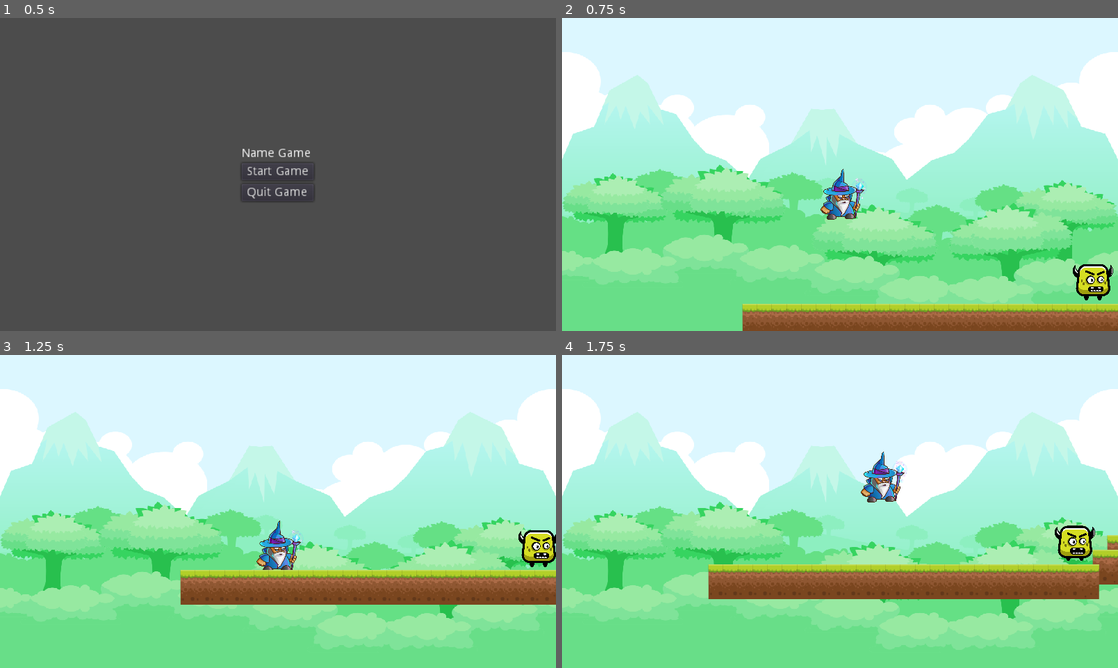
Above: before the commit, frames 1-4 (two rows, left to right).
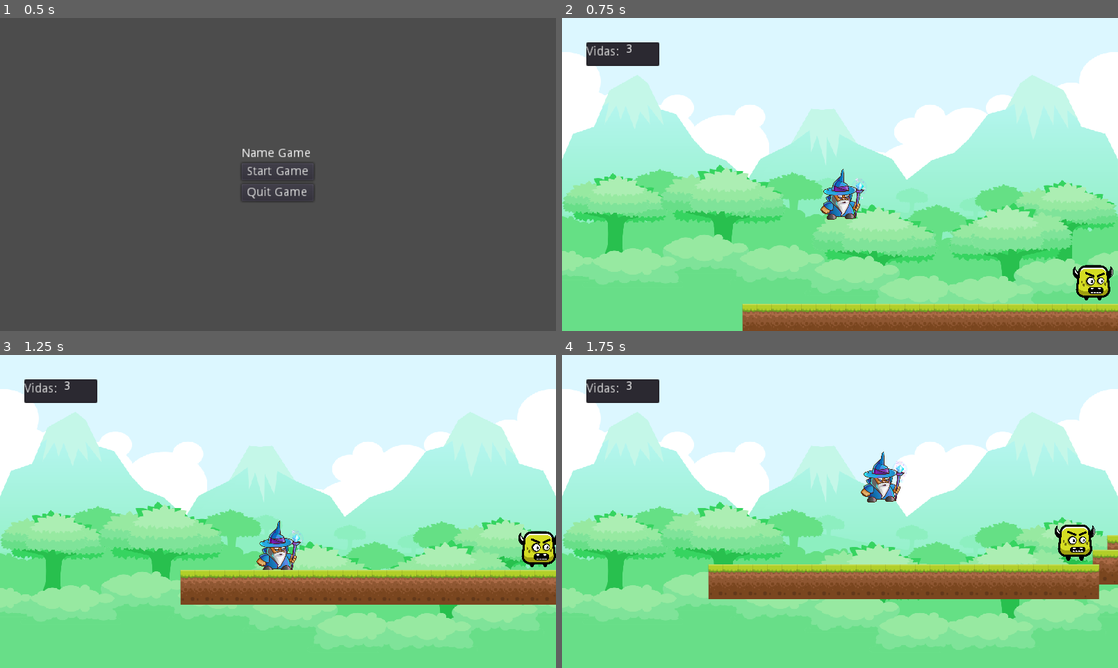
Above: after the commit, the same moments.

Repository: marivgil/TP_Games_Minion2
Game: Godot game, scene res://StartMenu.tscn
Two runs of this game, one before a commit and one after it. Both use one fixed random seed, a clock stepped at 60 frames per second and the inputs below.
Inputs:
- Up to frame 1 (0.5 s): no input
- Up to frame 2 (0.75 s): click "Start Game" at 0.5 s
- Up to frame 3 (1.25 s): no input
- Up to frame 4 (1.75 s): hold Right (ui_right) from 1.28 s (still down); tap Up (ui_up) at 1.52 s

Frame 1 is identical in both runs. In frame 2, 1.3% of the frame differs, in the area x 4-100%, y 7-90%; in frame 3, 1.3%; in frame 4, 1.3%.

Commit message:
agrego las vidas pero aun no se resta

Diff:
--- a/Minion2/EnemyGround.tscn
+++ b/Minion2/EnemyGround.tscn
@@ -21,12 +21,12 @@
 } ]
 _sections_unfolded = [ "Resource" ]
 
-[sub_resource type="RectangleShape2D" id=3]
+[sub_resource type="RectangleShape2D" id=2]
 
 custom_solver_bias = 0.0
 extents = Vector2( 34.4194, 26.6514 )
 
-[node name="EnemyGround" type="StaticBody2D" index="0"]
+[node name="EnemyGround" type="StaticBody2D"]
 
 position = Vector2( 0.527042, 1.58112 )
 scale = Vector2( 0.7, 0.7 )
@@ -47,13 +47,13 @@
 
 position = Vector2( -0.376456, -1.50583 )
 scale = Vector2( 0.1, 0.1 )
-frames = SubResource( 2 )
+frames = SubResource( 1 )
 animation = "Idle"
+frame = 1
 playing = true
 _sections_unfolded = [ "Transform" ]
 
 [node name="CollisionShape2D" type="CollisionShape2D" parent="." index="1"]
 
 position = Vector2( -0.96053, -5.2427 )
-scale = Vector2( 1, 1 )
-shape = SubResource( 3 )
+shape = SubResource( 2 )
--- a/Minion2/KinematicBody2D.gd
+++ b/Minion2/KinematicBody2D.gd
@@ -7,8 +7,10 @@
 const JUMP_HEIGHT = -500
 var motion = Vector2()
 var world = "res://World.tscn"
+var lifes = 3
 
 func _physics_process(delta):
+	get_node("ParallaxBackground/Node2D/Label").set_text(String(get_score()))
 	motion.y += GRAVITY
 	var friction = false
 
@@ -44,4 +46,12 @@
 
 
 func _on_VisibilityNotifier2D_screen_exited():
-	get_tree().change_scene(world)
+	lifes -= 1
+	print(lifes)
+	if(lifes<=0):
+		get_tree().change_scene("res://StartMenu.tscn")
+	else:
+		get_tree().change_scene(world)
+
+func get_score():
+	return int(lifes)
--- a/Minion2/Player.tscn
+++ b/Minion2/Player.tscn
@@ -88,7 +88,7 @@
 custom_solver_bias = 0.0
 extents = Vector2( 22.2346, 3.09422 )
 
-[node name="Player" type="KinematicBody2D"]
+[node name="Player" type="KinematicBody2D" index="0"]
 
 input_pickable = false
 collision_layer = 1
@@ -110,7 +110,7 @@
 scale = Vector2( 0.15, 0.15 )
 frames = SubResource( 2 )
 animation = "Idle"
-frame = 3
+frame = 2
 playing = true
 centered = false
 _sections_unfolded = [ "Transform" ]
@@ -171,6 +171,64 @@
 centered = false
 _sections_unfolded = [ "Offset" ]
 
+[node name="Node2D" type="Node2D" parent="ParallaxBackground" index="2"]
+
+[node name="TextEdit" type="TextEdit" parent="ParallaxBackground/Node2D" index="0"]
+
+anchor_left = 0.0
+anchor_top = 0.0
+anchor_right = 0.0
+anchor_bottom = 0.0
+margin_left = 28.0
+margin_top = 28.0
+margin_right = 112.0
+margin_bottom = 55.0
+rect_pivot_offset = Vector2( 0, 0 )
+rect_clip_content = false
+focus_mode = 2
+mouse_filter = 0
+mouse_default_cursor_shape = 0
+size_flags_horizontal = 1
+size_flags_vertical = 1
+custom_colors/member_variable_color = Color( 0.0672913, 0.410156, 0.104792, 1 )
+text = "Vidas:"
+readonly = false
+highlight_current_line = false
+syntax_highlighting = false
+show_line_numbers = false
+highlight_all_occurrences = false
+override_selected_font_color = false
+context_menu_enabled = true
+smooth_scrolling = false
+v_scroll_speed = 80.0
+hiding_enabled = 0
+wrap_lines = false
+caret_block_mode = false
+caret_blink = false
+caret_blink_speed = 0.65
+caret_moving_by_right_click = true
+_sections_unfolded = [ "Anchor", "Caret", "Focus", "Hint", "Mouse", "Rect", "custom_colors", "custom_constants", "custom_styles" ]
+
+[node name="Label" type="Label" parent="ParallaxBackground/Node2D" index="1"]
+
+anchor_left = 0.0
+anchor_top = 0.0
+anchor_right = 0.0
+anchor_bottom = 0.0
+margin_left = 73.0
+margin_top = 29.0
+margin_right = 107.0
+margin_bottom = 44.0
+rect_pivot_offset = Vector2( 0, 0 )
+rect_clip_content = false
+mouse_filter = 2
+mouse_default_cursor_shape = 0
+size_flags_horizontal = 1
+size_flags_vertical = 4
+percent_visible = 1.0
+lines_skipped = 0
+max_lines_visible = -1
+
 [node name="Node2D" type="Area2D" parent="." index="4"]
 
 editor/display_folded = true
--- a/Minion2/StartMenu.tscn
+++ b/Minion2/StartMenu.tscn
@@ -2,7 +2,7 @@
 
 [ext_resource path="res://StartMenu.gd" type="Script" id=1]
 
-[node name="StartMenu" type="Control" index="0"]
+[node name="StartMenu" type="Control"]
 
 anchor_left = 0.0
 anchor_top = 0.0
--- a/Minion2/World.tscn
+++ b/Minion2/World.tscn
@@ -5,7 +5,7 @@
 [ext_resource path="res://TileSet.tres" type="TileSet" id=3]
 [ext_resource path="res://EnemyGround.tscn" type="PackedScene" id=4]
 
-[node name="World" type="Node" index="0"]
+[node name="World" type="Node"]
 
 [node name="Player" parent="." index="0" instance=ExtResource( 1 )]
 
Not shown: 1 places in Minion2/EnemyGround.tscn that only renumber resources
